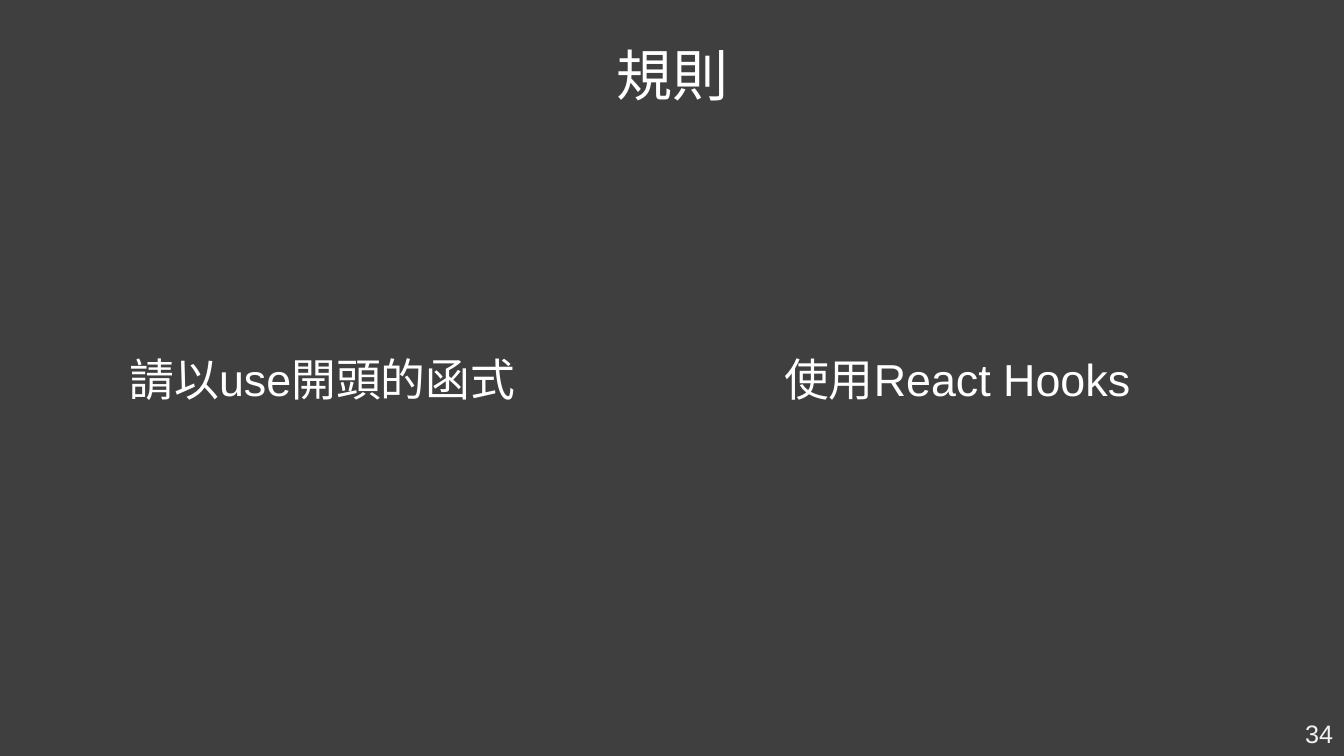
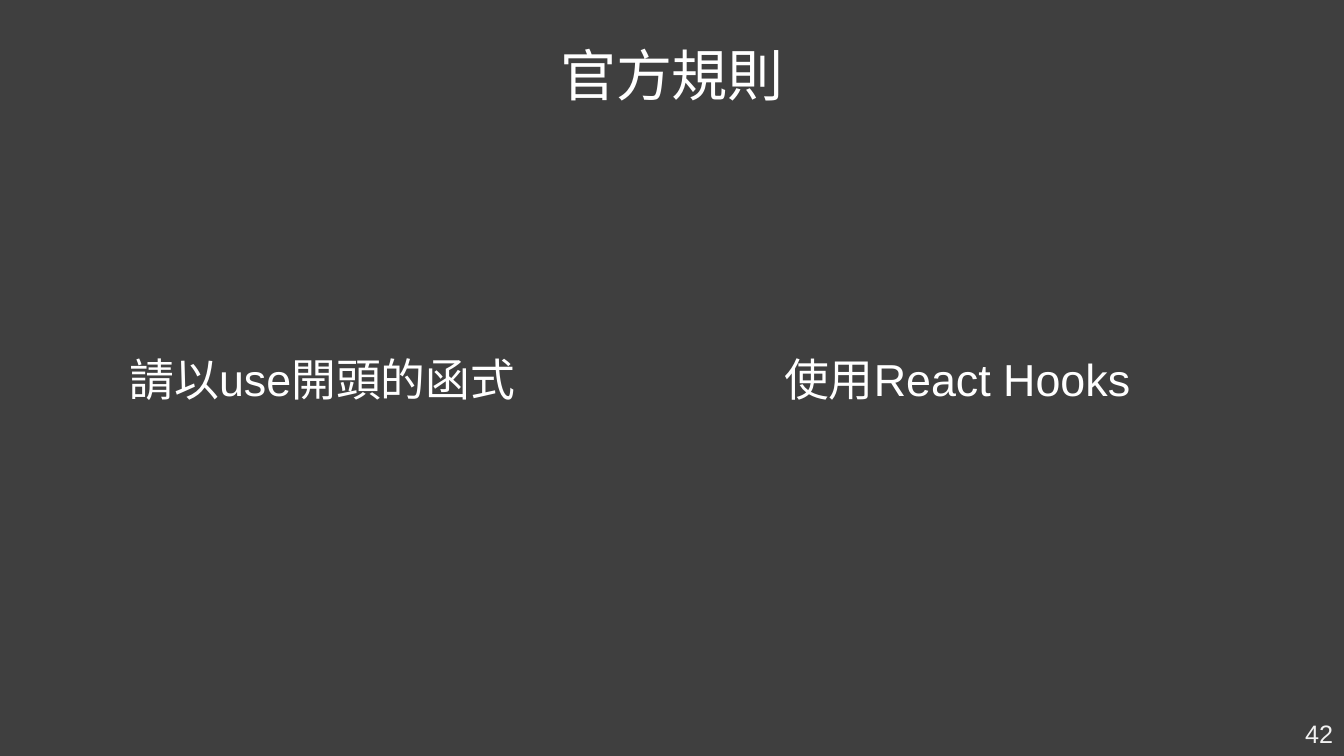
Before and after one commit to Kader-coder/React-Hooks, a slide deck: slide 42 of PPT/React Hooks &.pptx (slide 34 before the commit). Drawn at 1344x756 pixels with LibreOffice and Linux fonts; fonts in the diff are those of the drawing. Boxes give left, top, right and bottom in pixels: in the first picture for what was removed or moved away, otherwise in the second. Text is boxed around its words. In the diff, an @@ line names an element or a change of style, - is before the commit and + after.

```diff
--- a/PPT/React Hooks &.pptx
+++ b/PPT/React Hooks &.pptx
@@ text at [560, 49, 784, 101]: text changed @@
-規則
+官方規則
@@ page number at [1305, 725, 1333, 743]: text changed @@
-34
+42
```
Also in this commit, not shown: 12 other slides changed, 8 slides added.
